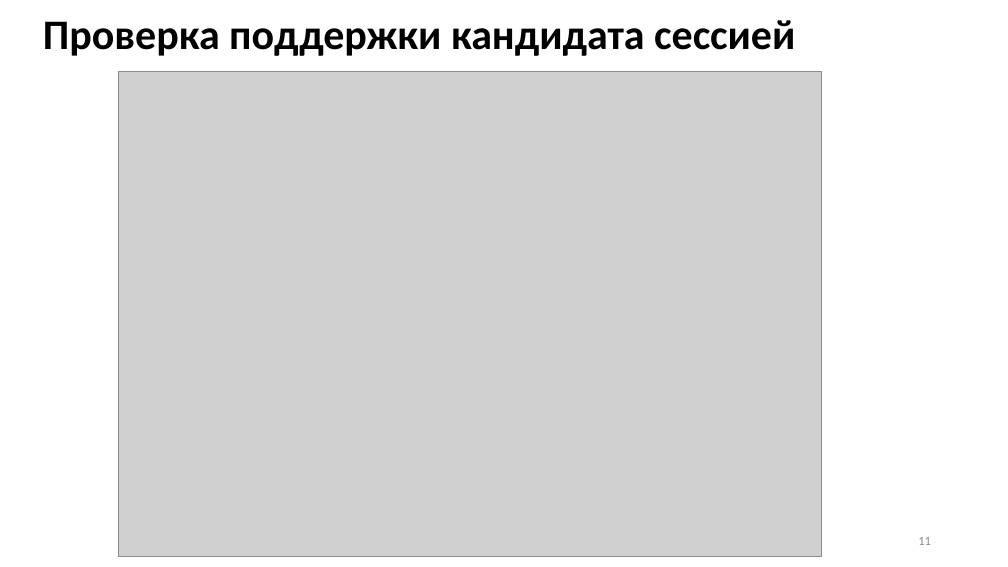
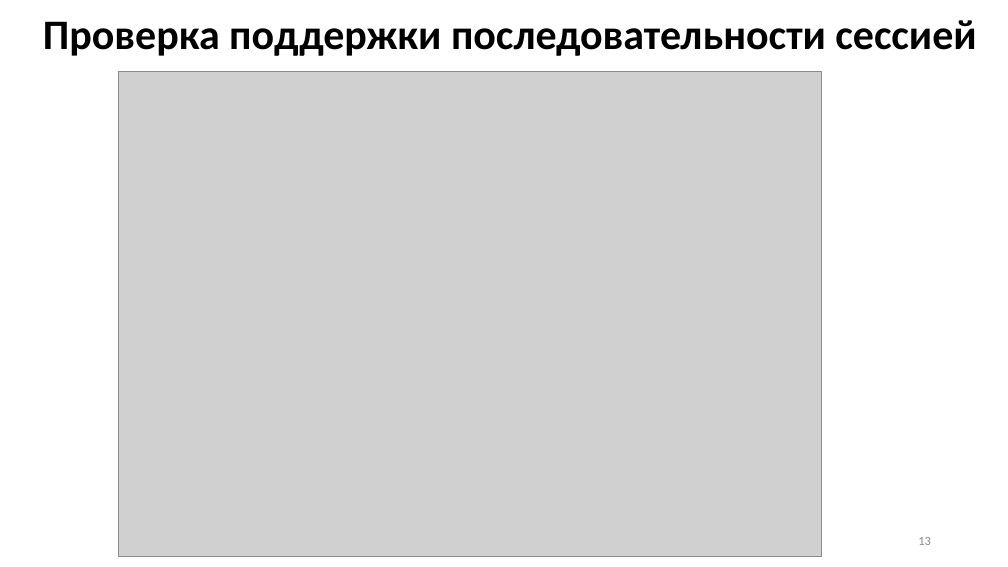
Before and after one commit to Inlucker/8semestr, a slide deck: slide 13 of ВКР/Презентация/ПронинАС_ВКР_презентация.pptx (slide 11 before the commit). Drawn at 1008x567 pixels with LibreOffice and Linux fonts; fonts in the diff are those of the drawing; grey boxes stand for pictures. Boxes give left, top, right and bottom in pixels: in the first picture for what was removed or moved away, otherwise in the second. Text is boxed around its words. In the diff, an @@ line names an element or a change of style, - is before the commit and + after.

```diff
--- a/ВКР/Презентация/ПронинАС_ВКР_презентация.pptx
+++ b/ВКР/Презентация/ПронинАС_ВКР_презентация.pptx
@@ title at box(43, 20, 976, 56): text changed @@
-Проверка поддержки кандидата сессией
+Проверка поддержки последовательности сессией
@@ page number at box(918, 537, 931, 545): text changed @@
-11
+13
```
Also in this commit, not shown: 3 other slides changed, 4 slides added, 2 slides removed, 2 other files.
